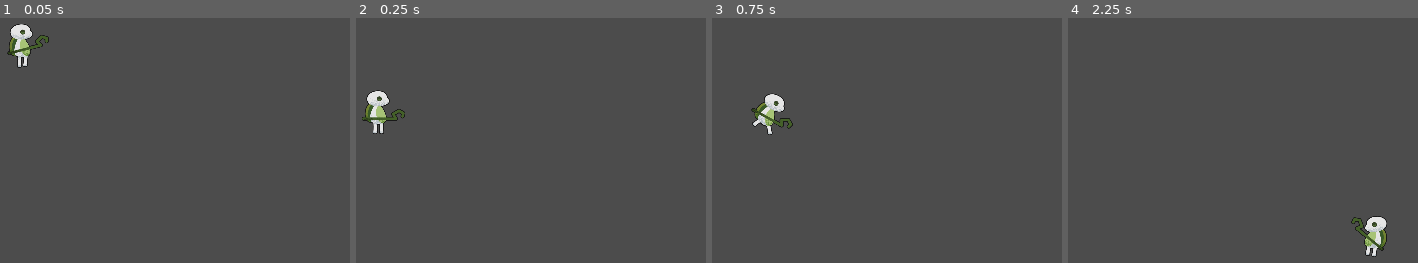
Above: before the commit, frames 1-4 (left to right).
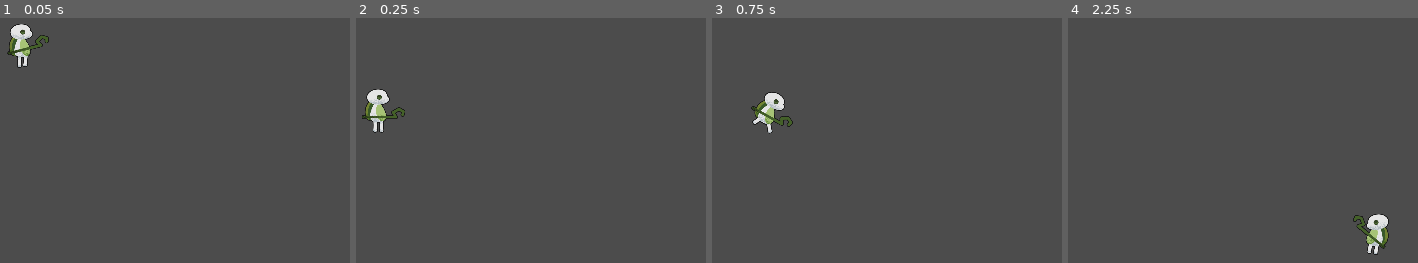
Above: after the commit, the same moments.

Repository: RechieKho/ascend
Game: Godot game, scene res://scenes/testing-ground.tscn
Same seed, same stepped clock (60 frames per second), same inputs: the game is played once before the commit and once after it.
Inputs:
- Up to frame 1 (0.05 s): no input
- Up to frame 2 (0.25 s): no input
- Up to frame 3 (0.75 s): hold D (RIGHT) from 0.53 s (still down); hold F (HEALING) from 0.53 s (still down)
- Up to frame 4 (2.25 s): tap W (UP) at 0.77, 1.52 s; release F (HEALING) at 1.28 s; tap F (HEALING) at 1.35 s; release D (RIGHT) at 2.03 s; hold A (LEFT) from 2.03 s (still down); hold F (HEALING) from 2.03 s (still down)

Frame 1 is identical in both runs. In frame 2, 0.6% of the frame differs, in the area x 1-14%, y 28-48%; in frame 3, 0.6%; in frame 4, 0.8%, in the area x 80-92%, y 80-98%.

Commit message:
Rename healing.gd to healer.gd. Refactor healer.gd.

Diff:
--- /dev/null
+++ b/prefabs/player/healer.gd
@@ -0,0 +1,28 @@
+extends Timer
+
+
+signal on_healing_started
+signal on_healing_stopped
+signal on_healing_completed
+
+export(NodePath) var hitbox_path := "../Hitbox"
+export(int, 1, 2) var heal_amount := 1
+
+onready var hitbox := get_node(hitbox_path) as Hitbox
+
+func _ready():
+	connect("timeout", self, "on_healing_completed")
+
+func _unhandled_input(event):
+	if event.is_action_pressed("HEALING"):
+		emit_signal("on_healing_started")
+		start()
+		get_tree().set_input_as_handled()
+	elif event.is_action_pressed("HEALING"):
+		if not is_stopped(): emit_signal("on_healing_stopped")
+		stop()
+		get_tree().set_input_as_handled()
+
+func on_healing_completed():
+	hitbox.hitpoints += heal_amount
+	emit_signal("on_healing_completed")
--- a/prefabs/player/healing.gd
+++ /dev/null
@@ -1,36 +0,0 @@
-extends Node
-
-
-export var is_healing: bool = false
-export(int, 0, 100) var mana_cost := 5
-export(float, 0, 100) var healing_timeout := 1.25
-export(int, 0, 100) var healing_points := 10
-export(NodePath) var subject_path := "../"
-
-onready var timer := $Timer as Timer
-onready var subject := get_node(subject_path) as Node2D
-
-func _ready():
-	timer.wait_time = healing_timeout
-	timer.connect("timeout", self, "handle_timeout")
-
-func stop_healing():
-	is_healing = false
-	timer.stop()
-
-func start_healing():
-	if !is_healing and subject.hitbox.hitpoints < subject.hitbox.max_hitpoints:
-		is_healing = true
-		timer.start()
-
-func handle_timeout():
-	if is_healing:
-		subject.hitbox.hitpoints += healing_points
-		subject.mana_system.mana -= mana_cost
-		stop_healing()
-
-func _process(delta):
-	if Input.is_action_just_pressed("HEALING") and !is_healing:
-		start_healing()
-	if  Input.is_action_just_released("HEALING") and is_healing:
-		stop_healing()
--- a/prefabs/player/player.tscn
+++ b/prefabs/player/player.tscn
@@ -15,10 +15,10 @@
 [ext_resource path="res://prefabs/player/on-air.gd" type="Script" id=13]
 [ext_resource path="res://scripts/mana_system.gd" type="Script" id=14]
 [ext_resource path="res://scripts/hitbox.gd" type="Script" id=15]
-[ext_resource path="res://prefabs/player/healing.gd" type="Script" id=16]
+[ext_resource path="res://prefabs/player/healer.gd" type="Script" id=16]
 
 [sub_resource type="CapsuleShape2D" id=1]
-radius = 26.0
+radius = 30.0
 height = 48.0
 
 [sub_resource type="Animation" id=7]
@@ -772,13 +772,12 @@
 [node name="OnAir" type="Node" parent="States"]
 script = ExtResource( 13 )
 
+[node name="Healer" type="Timer" parent="."]
+one_shot = true
+script = ExtResource( 16 )
+
 [node name="Mana" type="Node" parent="."]
 script = ExtResource( 14 )
-
-[node name="Healing" type="Node" parent="."]
-script = ExtResource( 16 )
-
-[node name="Timer" type="Timer" parent="Healing"]
 
 [node name="AnimationPlayer" type="AnimationPlayer" parent="."]
 anims/CAST = SubResource( 7 )
